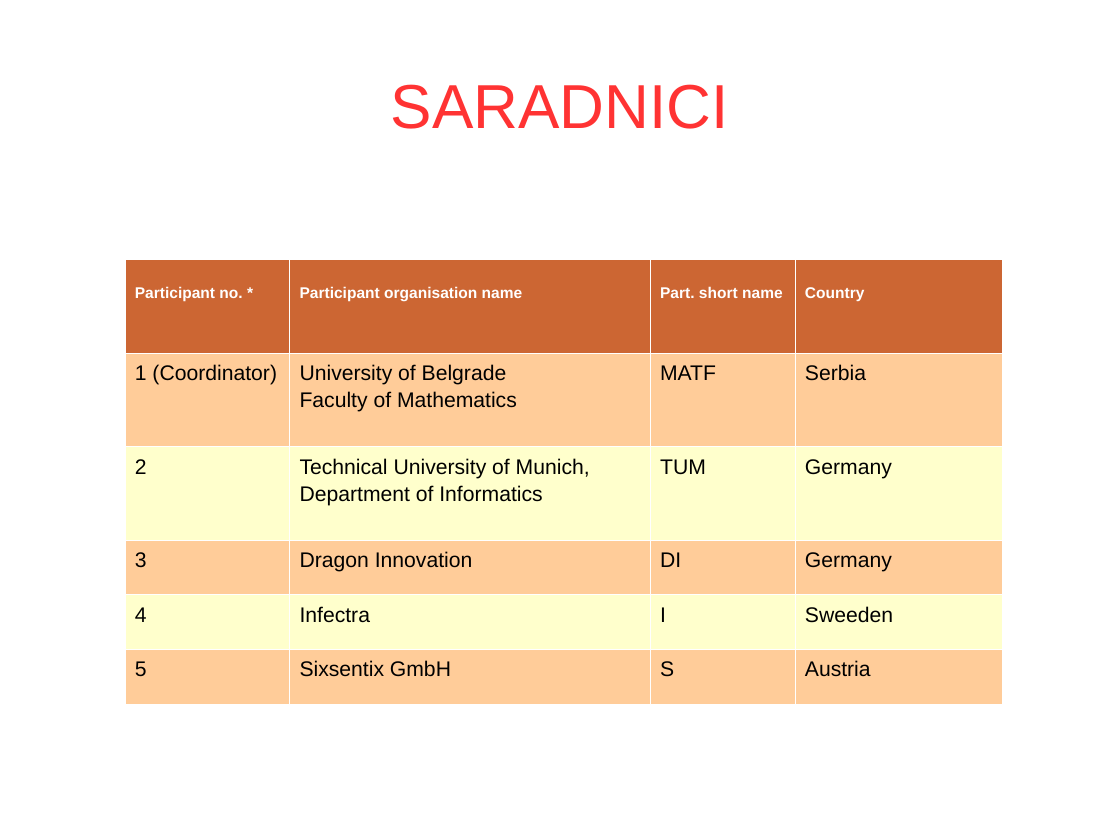
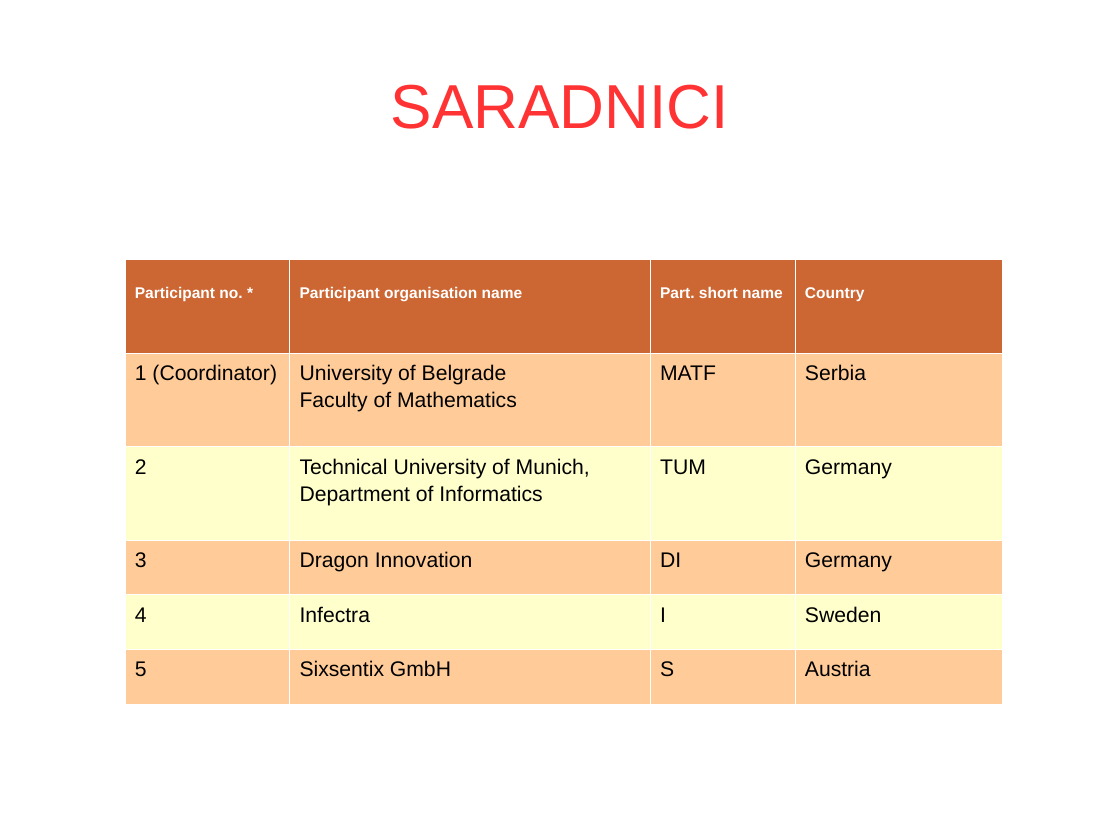
Before and after one commit to salesh/UpravljanjeProjektima, a slide deck: slide 6 of prezentacija/prezentacija.odp. Drawn at 1120x840 pixels with LibreOffice and Linux fonts; fonts in the diff are those of the drawing; background and template pictures are left out. Boxes give left, top, right and bottom in pixels: in the first picture for what was removed or moved away, otherwise in the second. Text is boxed around its words. In the diff, an @@ line names an element or a change of style, - is before the commit and + after.

```diff
--- a/prezentacija/prezentacija.odp
+++ b/prezentacija/prezentacija.odp
@@ table at (x1=125, y1=259, x2=1003, y2=704) @@
-row 5, column 4: Sweeden
+row 5, column 4: Sweden
```
Also in this commit, not shown: 7 other slides changed, 14 other files.
